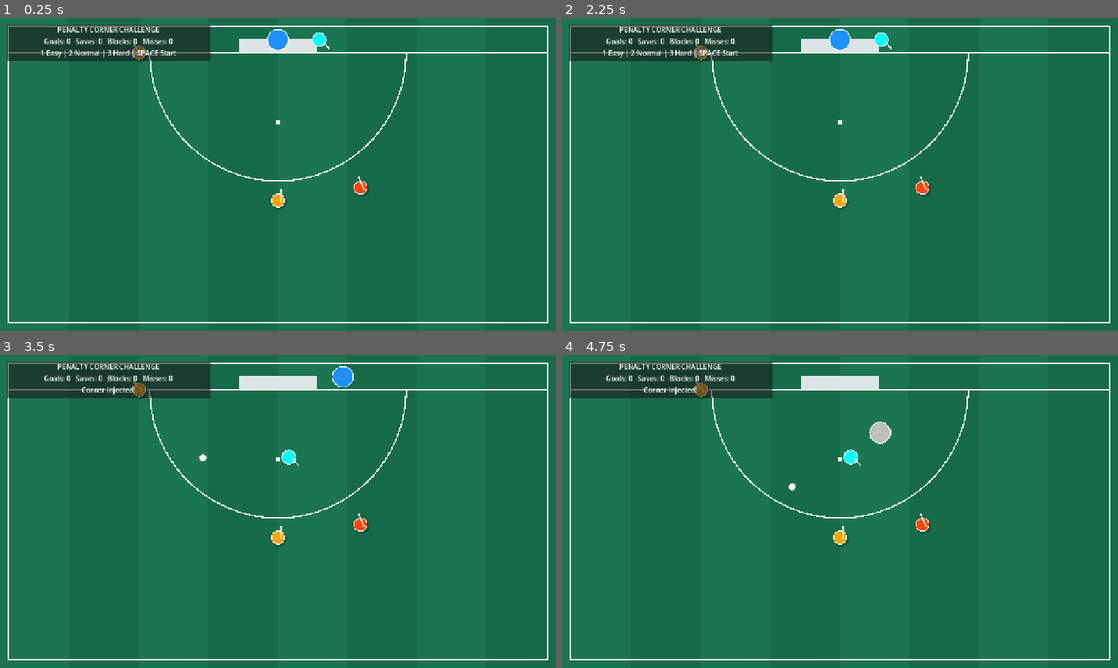
Above: before the commit, frames 1-4 (two rows, left to right).
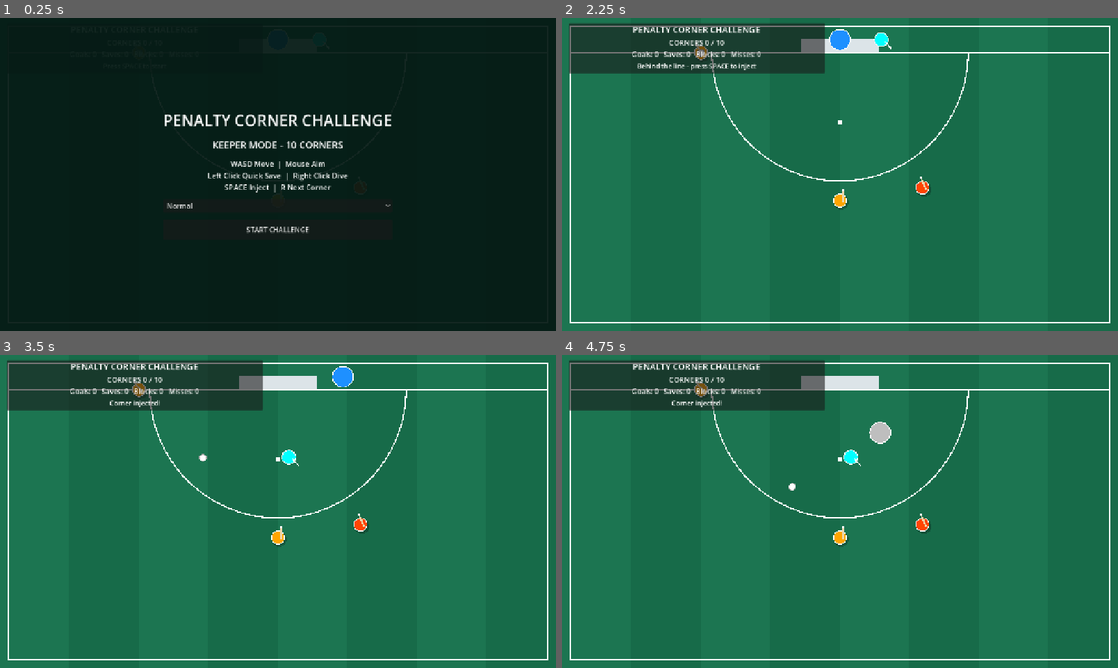
Above: after the commit, the same moments.

Repository: affarf/penalty-corner-challenge
Game: Godot game, scene res://main.tscn
Two runs of this game, one before a commit and one after it. Both use one fixed random seed, a clock stepped at 60 frames per second and the inputs below.
Inputs (mouse positions are in pixels of both pictures, inside the frame that each line leads up to):
- Up to frame 1 (0.25 s): no input
- Up to frame 2 (2.25 s): click (840, 205) at 0.5 s, where only the run after the commit has a clickable "Normal"; click (840, 205) at 1.25 s, where only the run after the commit has a clickable "Normal"; click (840, 230) at 2 s, where only the run after the commit has a clickable "START CHALLENGE"
- Up to frame 3 (3.5 s): tap Space at 2.75, 3.02, 3.05, 3.32 s; move the mouse to (400, 495) at 2.77 s; hold D (move_right) from 2.78 s (still down); tap R at 2.85 s
- Up to frame 4 (4.75 s): move the mouse to (728, 527) at 3.52 s; release D (move_right) at 3.53 s; hold S (move_down) 3.53-4.28 s; tap Space at 3.6, 3.77, 4.07, 4.55 s; tap R at 3.8 s; move the mouse to (895, 442) at 4.27 s; hold D (move_right) from 4.28 s (still down); hold Right mouse button (dive) from 4.28 s (still down)

The runs differ from the first frame. In frame 1, 100% of the frame differs, in the area x 0-100%, y 0-100%; in frame 2, 4.2%; in frame 3, 4.1%; in frame 4, 4.1%.

Commit message:
Added a challenge mode

Diff:
--- a/ball.gd
+++ b/ball.gd
@@ -50,6 +50,7 @@
 
 var target: Vector2 = STOP_POSITION
 var stop_timer := 0.0
+var session_enabled: bool = false
 
 
 enum Difficulty {
@@ -112,6 +113,8 @@
 
 
 func start_corner() -> void:
+	if not session_enabled:
+		return
 	routine = randi_range(0, 2)
 	phase = Phase.INJECTING
 	goalkeeper.release_from_line()
@@ -383,6 +386,8 @@
 
 
 func reset_corner() -> void:
+	if not session_enabled:
+		return
 	phase = Phase.READY
 	position = INJECT_POSITION
 	target = STOP_POSITION
@@ -456,3 +461,11 @@
 		"Difficulty: " + selected_name
 	)
 	print("Difficulty changed to ", selected_name)
+
+func set_session_enabled(enabled: bool) -> void:
+	session_enabled = enabled
+
+	if not enabled:
+		phase = Phase.READY
+		goalkeeper.reset_keeper()
+		runner.reset_runner()
--- a/hud.gd
+++ b/hud.gd
@@ -1,67 +1,232 @@
 
 extends CanvasLayer
 
-var goals := 0
-var saves := 0
-var blocks := 0
-var misses := 0
+const TOTAL_CORNERS := 10
+
+var goals: int = 0
+var saves: int = 0
+var blocks: int = 0
+var misses: int = 0
+var corners_completed: int = 0
+
+var session_active: bool = false
+var awaiting_next: bool = false
 
 var scoreboard: Label
 var message_label: Label
-
-@onready var ball: Node2D = \
-	get_parent().get_node("Ball")
+var progress_label: Label
+
+var menu_overlay: ColorRect
+var results_overlay: ColorRect
+var results_label: Label
+var difficulty_select: OptionButton
+
+@onready var ball = get_parent().get_node("Ball")
 
 
 func _ready() -> void:
-	# Dark translucent background
+	ball.corner_finished.connect(on_corner_finished)
+	ball.event_reported.connect(on_event_reported)
+
+	build_hud()
+	build_menu()
+	build_results()
+
+	ball.set_session_enabled(false)
+	menu_overlay.visible = true
+	results_overlay.visible = false
+	update_scoreboard()
+
+
+func make_label(
+	value: String,
+	font_size: int = 22
+) -> Label:
+	var label := Label.new()
+	label.text = value
+	label.horizontal_alignment = \
+		HORIZONTAL_ALIGNMENT_CENTER
+	label.add_theme_font_size_override(
+		"font_size", font_size
+	)
+	return label
+
+
+func make_button(
+	caption: String,
+	callback: Callable
+) -> Button:
+	var button := Button.new()
+	button.text = caption
+	button.custom_minimum_size = Vector2(260, 46)
+	button.pressed.connect(callback)
+	return button
+
+
+func build_hud() -> void:
 	var panel := PanelContainer.new()
-	panel.position = Vector2(15, 15)
-	panel.custom_minimum_size = Vector2(470, 85)
+	panel.position = Vector2(15, 12)
+	panel.custom_minimum_size = Vector2(590, 115)
 	add_child(panel)
 
 	var column := VBoxContainer.new()
 	panel.add_child(column)
 
-	var title := Label.new()
-	title.text = "PENALTY CORNER CHALLENGE"
-	title.horizontal_alignment = HORIZONTAL_ALIGNMENT_CENTER
-	column.add_child(title)
-
-	scoreboard = Label.new()
-	scoreboard.horizontal_alignment = HORIZONTAL_ALIGNMENT_CENTER
+	column.add_child(
+		make_label("PENALTY CORNER CHALLENGE", 20)
+	)
+
+	progress_label = make_label("CORNER 1 / 10", 17)
+	column.add_child(progress_label)
+
+	scoreboard = make_label("", 16)
 	column.add_child(scoreboard)
 
-	message_label = Label.new()
-	message_label.text = "1 Easy | 2 Normal | 3 Hard | SPACE Start"
-	message_label.horizontal_alignment = HORIZONTAL_ALIGNMENT_CENTER
+	message_label = make_label(
+		"Press SPACE to start", 15
+	)
 	column.add_child(message_label)
 
-	# Connect to the ball's signals.
-	ball.corner_finished.connect(on_corner_finished)
-	ball.event_reported.connect(on_event_reported)
+
+func make_overlay() -> ColorRect:
+	var overlay := ColorRect.new()
+	overlay.set_anchors_and_offsets_preset(
+		Control.PRESET_FULL_RECT
+	)
+	overlay.color = Color(0.02, 0.10, 0.08, 0.94)
+	overlay.mouse_filter = Control.MOUSE_FILTER_STOP
+	add_child(overlay)
+	return overlay
+
+
+func make_centered_column(
+	overlay: ColorRect
+) -> VBoxContainer:
+	var center := CenterContainer.new()
+	center.set_anchors_and_offsets_preset(
+		Control.PRESET_FULL_RECT
+	)
+	overlay.add_child(center)
+
+	var column := VBoxContainer.new()
+	column.add_theme_constant_override(
+		"separation", 16
+	)
+	center.add_child(column)
+	return column
+
+
+func build_menu() -> void:
+	menu_overlay = make_overlay()
+	var column := make_centered_column(menu_overlay)
+
+	column.add_child(
+		make_label("PENALTY CORNER CHALLENGE", 36)
+	)
+
+	column.add_child(
+		make_label("KEEPER MODE - 10 CORNERS", 22)
+	)
+
+	column.add_child(
+		make_label(
+			"WASD Move  |  Mouse Aim\n" +
+			"Left Click Quick Save  |  Right Click Dive\n" +
+			"SPACE Inject  |  R Next Corner",
+			17
+		)
+	)
+
+	difficulty_select = OptionButton.new()
+	difficulty_select.add_item("Easy", 0)
+	difficulty_select.add_item("Normal", 1)
+	difficulty_select.add_item("Hard", 2)
+	difficulty_select.select(1)
+	column.add_child(difficulty_select)
+
+	column.add_child(
+		make_button("START CHALLENGE", start_session)
+	)
+
+
+func build_results() -> void:
+	results_overlay = make_overlay()
+	var column := make_centered_column(
+		results_overlay
+	)
+
+	column.add_child(
+		make_label("CHALLENGE COMPLETE!", 34)
+	)
+
+	results_label = make_label("", 21)
+	column.add_child(results_label)
+
+	column.add_child(
+		make_button("PLAY AGAIN", restart_session)
+	)
+
+
+func start_session() -> void:
+	goals = 0
+	saves = 0
+	blocks = 0
+	misses = 0
+	corners_completed = 0
+
+	session_active = true
+	awaiting_next = false
+
+	# Enable before reset.
+	ball.set_session_enabled(true)
+	ball.reset_corner()
+
+	ball.set_difficulty(
+		difficulty_select.get_selected_id()
+	)
+
+	menu_overlay.visible = false
+	results_overlay.visible = false
+
+	message_label.text = \
+        "Behind the line - press SPACE to inject"
 
 	update_scoreboard()
 
 
+func restart_session() -> void:
+	start_session()
+
+
 func on_corner_finished(result: String) -> void:
+	if not session_active or awaiting_next:
+		return
+
 	match result:
 		"GOAL":
 			goals += 1
-
 		"SAVE":
 			saves += 1
-
 		"BLOCK":
 			blocks += 1
-
 		"MISS":
 			misses += 1
 
+	corners_completed += 1
+	awaiting_next = true
 	update_scoreboard()
 
+	if corners_completed >= TOTAL_CORNERS:
+		finish_session()
+	else:
+		message_label.text = \
+            "Corner complete! Press R for next."
+
 
 func on_event_reported(message: String) -> void:
+	if not session_active or awaiting_next:
+		return
+
 	message_label.text = message
 
 
@@ -70,3 +235,55 @@
         "Goals: %d   Saves: %d   Blocks: %d   Misses: %d"
 		% [goals, saves, blocks, misses]
 	)
+
+	progress_label.text = "CORNERS %d / %d" % [
+		corners_completed,
+		TOTAL_CORNERS
+	]
+
+
+func finish_session() -> void:
+	session_active = false
+	ball.set_session_enabled(false)
+
+	var defended: int = (
+		TOTAL_CORNERS - goals
+	)
+
+	var percentage: int = roundi(
+		float(defended) /
+		float(TOTAL_CORNERS) * 100.0
+	)
+
+	results_label.text = (
+		"Corners: %d\n" +
+		"Goals conceded: %d\n" +
+		"Goalkeeper saves: %d\n" +
+		"Runner blocks: %d\n" +
+		"Missed shots: %d\n\n" +
+        "DEFENDED: %d%%"
+	) % [
+		TOTAL_CORNERS,
+		goals,
+		saves,
+		blocks,
+		misses,
+		percentage
+	]
+
+	results_overlay.visible = true
+
+
+func _unhandled_input(event: InputEvent) -> void:
+	if not session_active:
+		return
+
+	if event is InputEventKey:
+		if event.pressed and not event.echo:
+			if event.keycode == KEY_R:
+				if awaiting_next:
+					awaiting_next = false
+					ball.reset_corner()
+
+					message_label.text = \
+                        "Back on the line. Press SPACE."
--- a/project.godot
+++ b/project.godot
@@ -19,6 +19,8 @@
 
 window/size/viewport_width=1280
 window/size/viewport_height=720
+window/size/window_width_override=1280
+window/size/window_height_override=720
 window/stretch/mode="canvas_items"
 
 [input]
